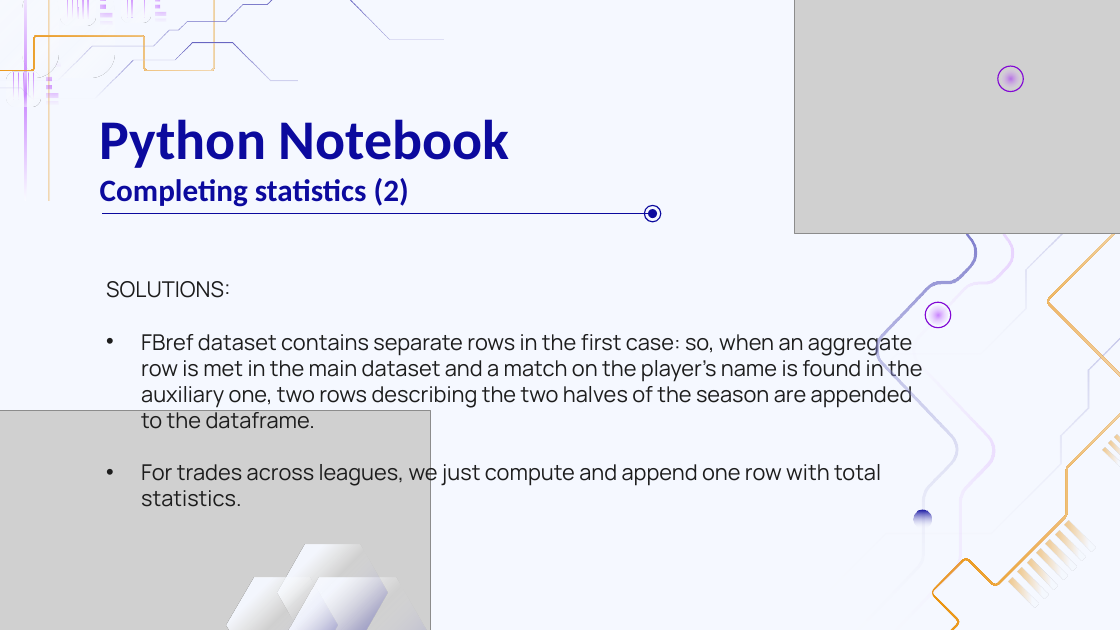
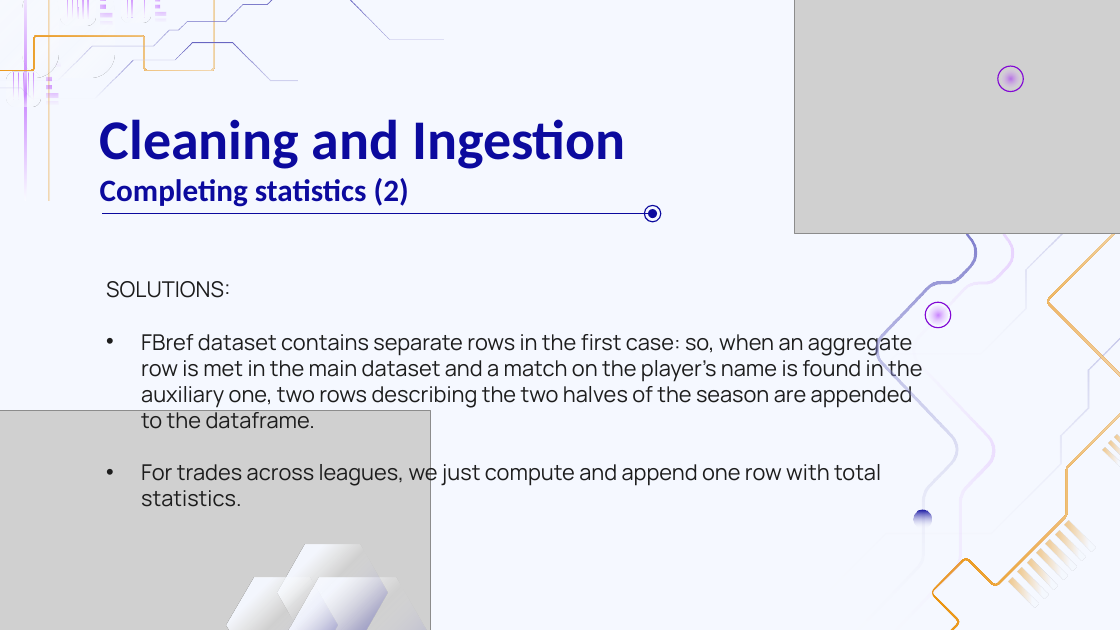
Before and after one commit to MarcoGasparini00/DataCrafters, a slide deck: slide 15 of presentation/DB2.pptx (slide 14 before the commit). Drawn at 1120x630 pixels with LibreOffice and Linux fonts; fonts in the diff are those of the drawing; grey boxes stand for pictures. Boxes give left, top, right and bottom in pixels: in the first picture for what was removed or moved away, otherwise in the second. Text is boxed around its words. In the diff, an @@ line names an element or a change of style, - is before the commit and + after.

```diff
--- a/presentation/DB2.pptx
+++ b/presentation/DB2.pptx
@@ title at bbox=[100, 119, 626, 207]: text changed @@
-Python Notebook
-Completing statistics (2)
+Cleaning and Ingestion
+Completing statistics (2)
```
Also in this commit, not shown: 12 other slides changed, 2 slides added, 3 slides removed.
